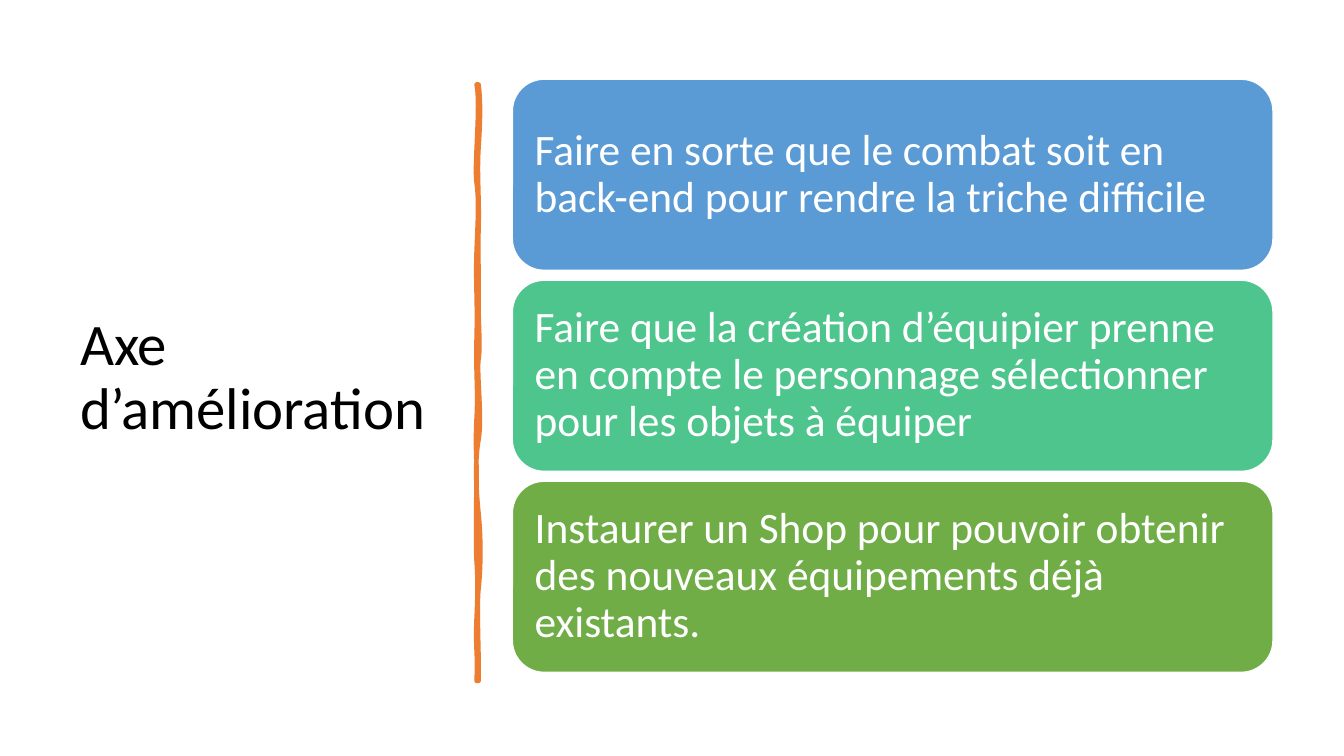
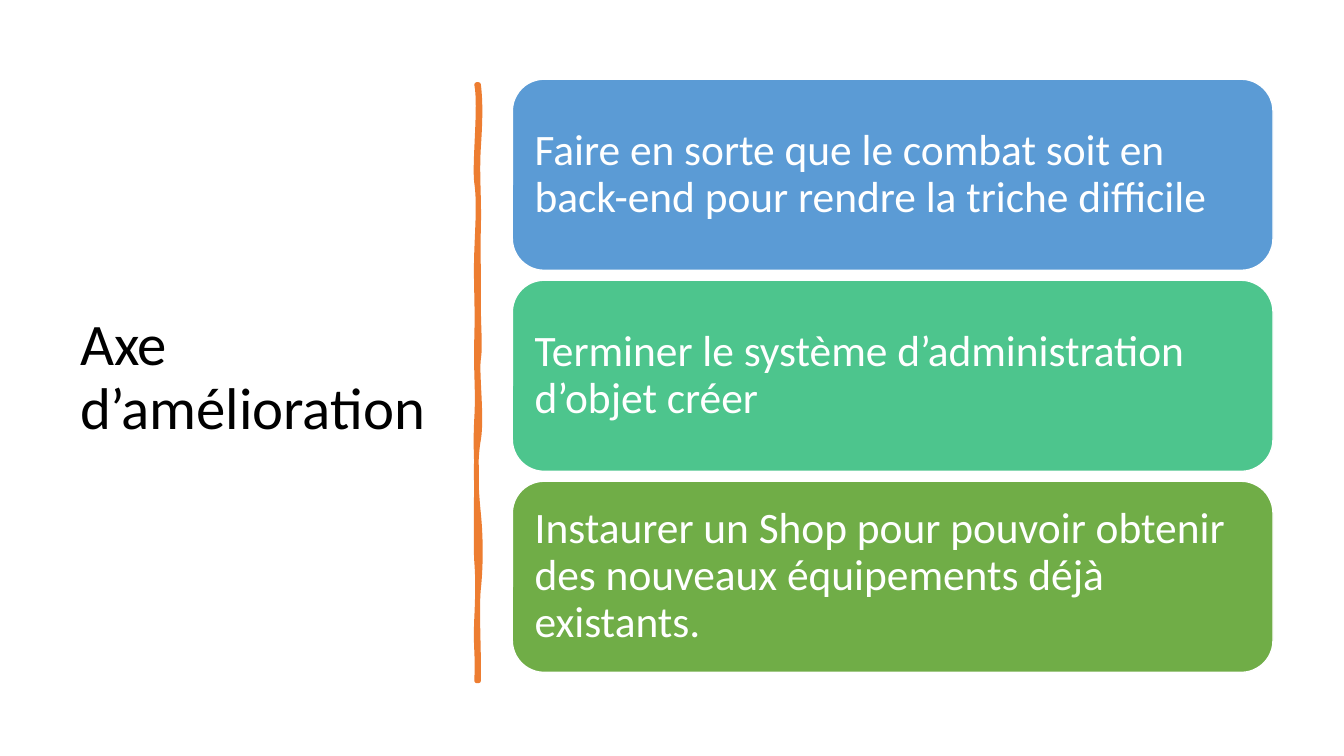
Before and after one commit to KrouriB/ProjetFightingGame, a slide deck: slide 33 of The Litlle Fighting.pptx (slide 27 before the commit). Drawn at 1344x756 pixels with LibreOffice and Linux fonts; fonts in the diff are those of the drawing. Boxes give left, top, right and bottom in pixels: in the first picture for what was removed or moved away, otherwise in the second. Text is boxed around its words. In the diff, an @@ line names an element or a change of style, - is before the commit and + after.

```diff
--- a/The Litlle Fighting.pptx
+++ b/The Litlle Fighting.pptx
@@ text at [535,335,1184,421]: text changed @@
-Faire que la création d’équipier prenne en compte le personnage sélectionner pour les objets à équiper
+Terminer le système d’administration d’objet créer
```
Also in this commit, not shown: 1 other slide changed, 8 slides added, 2 slides removed, 1 other file.
